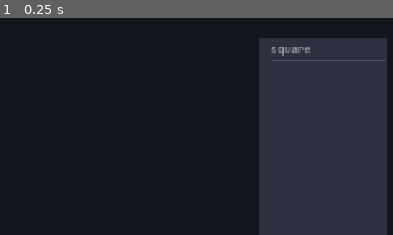
Above: before the commit, frame 1.
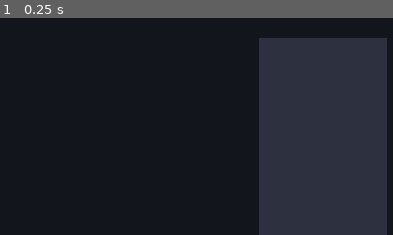
Above: after the commit, the same moment.

Repository: andongni0723/Animake
Game: Godot game, scene res://main-scene.tscn
Two runs of this game, one before a commit and one after it. Both use one fixed random seed, a clock stepped at 60 frames per second and the inputs below.
Inputs:
- Up to frame 1 (0.25 s): no input
The pictures show only the part of the screen within x 50-100%, y 0-50%; the shares and areas given below are measured in that part.

The runs differ from the first frame. In frame 1, 0.3% of the frame differs, in the area x 68-99%, y 13-20%.

Commit message:
v0.5.C - add animation panel function (build keyframe array) / remake Core API (NOTDONE)

Diff:
--- /dev/null
+++ b/New User/main.gd
@@ -0,0 +1,32 @@
+extends Node
+
+func _ready() -> void:
+	var obj = Create.make_square("object", Vector2(-200, 0))
+	obj.add_style("rounded-/10/ scale-/0.5/-/0.5/")
+	obj.tween_pos_x(200, 1)
+	obj.tween_pos_x(-200, 1).wait()
+	obj.tween_pos_x(400, 1)
+
+
+# func f():
+#     var object = Create.make_square("object", Vector2(-200, 0))
+#     var seq = Flow.sequence()
+#     seq.tween(obj.tween_pos_x(200, 1))
+#     seq.tween(obj.tween_pos_x(-200, 1))
+#     seq.end().wait()
+
+#     var player = Create.make_square("player", Vector2(-200, 0))
+#     player.add_style("rounded-/10/ scale-/0/-/0/")
+#     var emp = Create.make_object("player_group")
+
+#     player.change_parent(emp)
+
+#     var all = Flow.all()
+#     all.tween(emp.tween_pos_x(200, 1))
+#     all.tween(emp.tween_pos_y(-200, 1))
+#     all.end().wait()
+
+#     delay(2).wait()
+
+#     var lp = Flow.loop(3)
+#     lp.tween(obj.tween_pos_x(200, 1))
--- a/Prefabs/Timeline Panel/timeline.tscn
+++ b/Prefabs/Timeline Panel/timeline.tscn
@@ -31,15 +31,16 @@
 
 [sub_resource type="AnimationLibrary" id="AnimationLibrary_r3wms"]
 
-[node name="Timeline Panel" type="Panel" node_paths=PackedStringArray("animation_player", "slider", "timeline_canvas")]
+[node name="Timeline Panel" type="Panel" node_paths=PackedStringArray("animation_player", "timeline_canvas", "play_button", "stop_button")]
 offset_right = 700.0
 offset_bottom = 250.0
 theme = ExtResource("1_63kco")
 theme_override_styles/panel = SubResource("StyleBoxFlat_r3wms")
 script = ExtResource("1_rd1yn")
 animation_player = NodePath("AnimationPlayer")
-slider = NodePath("HSlider")
 timeline_canvas = NodePath("Margin/VBoxContainer/Main Panel/Timeline Scroll Container/Timeline Canvas")
+play_button = NodePath("Margin/VBoxContainer/Tool Bar Panel/Tool Bar Margin/Tool Bar VBox/Play Start")
+stop_button = NodePath("Margin/VBoxContainer/Tool Bar Panel/Tool Bar Margin/Tool Bar VBox/Stop Button")
 
 [node name="Margin" type="MarginContainer" parent="."]
 layout_mode = 1
@@ -79,7 +80,7 @@
 custom_minimum_size = Vector2(0, 10)
 layout_mode = 2
 
-[node name="Tool Button" type="Button" parent="Margin/VBoxContainer/Tool Bar Panel/Tool Bar Margin/Tool Bar VBox"]
+[node name="Play Backward" type="Button" parent="Margin/VBoxContainer/Tool Bar Panel/Tool Bar Margin/Tool Bar VBox"]
 custom_minimum_size = Vector2(18.54, -6.36)
 layout_mode = 2
 theme = ExtResource("1_63kco")
@@ -87,7 +88,7 @@
 flat = true
 expand_icon = true
 
-[node name="Tool Button2" type="Button" parent="Margin/VBoxContainer/Tool Bar Panel/Tool Bar Margin/Tool Bar VBox"]
+[node name="Play Start Back" type="Button" parent="Margin/VBoxContainer/Tool Bar Panel/Tool Bar Margin/Tool Bar VBox"]
 custom_minimum_size = Vector2(18.54, 0)
 layout_mode = 2
 theme = ExtResource("1_63kco")
@@ -95,7 +96,7 @@
 flat = true
 expand_icon = true
 
-[node name="Tool Button3" type="Button" parent="Margin/VBoxContainer/Tool Bar Panel/Tool Bar Margin/Tool Bar VBox"]
+[node name="Stop Button" type="Button" parent="Margin/VBoxContainer/Tool Bar Panel/Tool Bar Margin/Tool Bar VBox"]
 custom_minimum_size = Vector2(18.54, 0)
 layout_mode = 2
 theme = ExtResource("1_63kco")
@@ -103,7 +104,7 @@
 flat = true
 expand_icon = true
 
-[node name="Tool Button5" type="Button" parent="Margin/VBoxContainer/Tool Bar Panel/Tool Bar Margin/Tool Bar VBox"]
+[node name="Play Start" type="Button" parent="Margin/VBoxContainer/Tool Bar Panel/Tool Bar Margin/Tool Bar VBox"]
 custom_minimum_size = Vector2(18.54, 0)
 layout_mode = 2
 theme = ExtResource("1_63kco")
@@ -111,7 +112,7 @@
 flat = true
 expand_icon = true
 
-[node name="Tool Button4" type="Button" parent="Margin/VBoxContainer/Tool Bar Panel/Tool Bar Margin/Tool Bar VBox"]
+[node name="Play" type="Button" parent="Margin/VBoxContainer/Tool Bar Panel/Tool Bar Margin/Tool Bar VBox"]
 custom_minimum_size = Vector2(18.54, 0)
 layout_mode = 2
 theme = ExtResource("1_63kco")
@@ -162,8 +163,7 @@
 anchors_preset = 0
 
 [node name="Time Point" type="Control" parent="Margin/VBoxContainer/Main Panel/Timeline Scroll Container/Timeline Canvas" node_paths=PackedStringArray("frame_label")]
-z_index = 10
-z_as_relative = false
+z_index = 1
 custom_minimum_size = Vector2(10.05, 0)
 layout_mode = 1
 anchors_preset = 9
--- a/Scripts/Development/API/core.gd
+++ b/Scripts/Development/API/core.gd
@@ -22,3 +22,10 @@
 	var	wrapper	:= TweenWrapper.new()
 	wrapper.tween =	t
 	return wrapper
+
+func n_tween(target: BaseObject, property: String, start_value, final_value, duration: float, interpolation: Animation.InterpolationType = Animation.INTERPOLATION_LINEAR, _ease: float = 1) -> AnimationData:
+	if not target: return null
+	var _path := target.get_path().get_concatenated_names().trim_prefix("root/")
+	var data: AnimationData = AnimationData.new(_path + ':' + property, duration, start_value, final_value, interpolation, _ease)
+	UIManager.timeline_panel.add_animation_data(data)
+	return data
--- a/Scripts/Development/Base/base_object.gd
+++ b/Scripts/Development/Base/base_object.gd
@@ -48,8 +48,9 @@
 			position = NodeStyleInterpreter.position_interpret(style)
 
 
-func tween_pos_x(final_value, duration:	float,	trans: int = Tween.TRANS_QUART,	_ease: int = Tween.EASE_OUT) -> TweenWrapper:
-	return Core.tween(self,	"pos_x", final_value, duration,	trans, _ease)
+func tween_pos_x(final_value, duration:	float,	trans: int = Tween.TRANS_QUART,	_ease: int = Tween.EASE_OUT) -> AnimationData:
+	# return Core.tween(self,	"pos_x", final_value, duration,	trans, _ease)
+	return Core.n_tween(self, "position:x", position.x, final_value, duration)
 
 func tween_pos_y(final_value, duration:	float,	trans: int = Tween.TRANS_QUART,	_ease: int = Tween.EASE_OUT) -> TweenWrapper:
 	return Core.tween(self,	"pos_y", final_value, duration,	trans, _ease)
--- a/Scripts/Manager/camera.gd
+++ b/Scripts/Manager/camera.gd
@@ -4,8 +4,8 @@
 @export	var	min_zoom: float	= 0.2
 @export	var	max_zoom: float	= 3.0
 
-var dragging := false
-var last_mouse_position := Vector2.ZERO
+var	dragging := false
+var	last_mouse_position	:= Vector2.ZERO
 
 func _unhandled_input(event):
 	if event is InputEventMouseButton:
@@ -13,6 +13,11 @@
 			zoom_camera(-zoom_speed)
 		elif event.button_index	== MOUSE_BUTTON_WHEEL_DOWN:
 			zoom_camera(zoom_speed)
+	if event is InputEventPanGesture:
+		if event.delta.y > 0:
+			zoom_camera(zoom_speed)
+		elif event.delta.y < 0:
+			zoom_camera(-zoom_speed)
 
 func _input(event):
 	if event is InputEventMouseButton:
@@ -20,11 +25,19 @@
 			dragging = event.pressed
 			last_mouse_position	= get_viewport().get_mouse_position()
 
-	elif event is InputEventMouseMotion and dragging:
-		var current_pos = get_viewport().get_mouse_position()
-		var delta = current_pos - last_mouse_position
-		position -= delta / zoom  # 考慮 zoom 比例
-		last_mouse_position = current_pos
+	# Two-finger pan
+	if event is InputEventPanGesture:
+		position -= event.delta	/ zoom
+	elif event is InputEventMagnifyGesture:
+		zoom *= event.factor
+		zoom.x = clamp(zoom.x, min_zoom, max_zoom)
+		zoom.y = clamp(zoom.y, min_zoom, max_zoom)
+
+	elif event is InputEventMouseMotion	and	dragging:
+		var	current_pos	= get_viewport().get_mouse_position()
+		var	delta =	current_pos	- last_mouse_position
+		position -= delta /	zoom  # 考慮 zoom	  比例
+		last_mouse_position	= current_pos
 
 func zoom_camera(amount: float):
 	var	old_zoom = zoom
--- a/Scripts/Manager/hint-manager.gd
+++ b/Scripts/Manager/hint-manager.gd
@@ -10,5 +10,6 @@
 func _show_hint_action(prefab: PackedScene, head_text: String, text: String):
 	var hint_bar_instance: HintBar = prefab.instantiate()
 	hint_bar_instance.position = Vector2(20, 570)
+	hint_bar_instance.z_index = 100
 	hint_bar_instance.show_hint_bar(head_text, text)
 	UIManager.canvas.add_child(hint_bar_instance)
--- a/Scripts/OtherObject/ui_manager.gd
+++ b/Scripts/OtherObject/ui_manager.gd
@@ -18,6 +18,9 @@
 
 @export var _error_hint_bar: PackedScene
 static var error_hint_bar: PackedScene
+
+@export var _timeline_panel: TimelinePanel
+static var timeline_panel: TimelinePanel
 
 @export var _script_panel: Control
 static var script_panel: Control
@@ -41,6 +44,7 @@
 	error_hint_bar = _error_hint_bar
 	rect_tool_button = _rect_tool_button
 	script_tool_button = _script_tool_button
+	timeline_panel = _timeline_panel
 	script_panel = _script_panel
 	file_dialog_prefab = _file_dialog_prefab
 	ToolSignal.connect("script_panel_action", _open_script_panel)
--- /dev/null
+++ b/Scripts/Timeline Panel/animation_data.gd
@@ -0,0 +1,36 @@
+class_name AnimationData extends Resource
+
+var key_path: NodePath
+var duration: float
+var start_value: Variant
+var end_value: Variant
+var interpolation: Animation.InterpolationType = Animation.INTERPOLATION_LINEAR
+var transition: float = 1
+var _wait: bool = false
+
+func _init(_key_path: NodePath, _duration: float , _start_value: Variant, _end_value: Variant, _interpolation: Animation.InterpolationType = Animation.INTERPOLATION_LINEAR, _transition: float = 1) -> void:
+    key_path = _key_path
+    duration = _duration
+    start_value = _start_value
+    end_value = _end_value
+    interpolation = _interpolation
+    transition = _transition
+
+func wait() -> AnimationData:
+    _wait = true
+    return self
+
+func ease_in_out(t: float = -2) -> float:
+    return t if t < -1 else -1.01
+
+func linear() -> float:
+    return -1
+
+func ease_out_in(t: float = -0.5) -> float:
+    return clampf(t, -0.01, -0.99)
+
+func ease_out(t: float = 0.5) -> float:
+    return clampf(t, 0.01, 0.99)
+
+func ease_in(t: float = 1) -> float:
+    return t if t >= 1.0 else 1.0
--- a/Scripts/Timeline Panel/timeline_panel.gd
+++ b/Scripts/Timeline Panel/timeline_panel.gd
@@ -1,41 +1,60 @@
 class_name TimelinePanel extends Control
 
 @export var animation_player: AnimationPlayer
-# @export var slider: HSlider
 @export var timeline_canvas: TimelineCanvas
-var	anim_name := "timeline_anim"
+@export var play_button: Button
+@export var stop_button: Button
+
+var _animation_data_array: Array[AnimationData]
+
+var	_anim_name := "timeline_anim"
+var _library: AnimationLibrary
+var _anim: Animation = Animation.new()
 
 func _enter_tree() -> void:
 	timeline_canvas.frame_changed.connect(_on_frame_changed)
+	play_button.pressed.connect(play_animation)
+	stop_button.pressed.connect(stop_animation)
+	animation_player.root_node = get_tree().root.get_path()
 
 func _ready():
-	var node = Create.make_square("square")
-	node.change_parent(self)
-	node.pos_y = -200
-	node.visible = false
+	# var node = Create.make_square("square")
+	# node.change_parent(self)
+	# node.pos_y = -200
+	_library = animation_player.get_animation_library("")
+	# _anim = Animation.new()
 
-	# 1. 設定動畫
-	var library = AnimationLibrary.new()
-	var anim = Animation.new()
-	anim.length = 2.0
-	var track_id = anim.add_track(Animation.TYPE_VALUE)
-	anim.track_set_path(track_id, "square:position:x")
-	anim.track_insert_key(track_id, 0.0, 0.0)
-	anim.track_insert_key(track_id, 2.0, 100)
-	library.add_animation(anim_name, anim)
-	animation_player.add_animation_library(anim_name, library)
-	animation_player.play("timeline_anim/timeline_anim", 0.0)
+	_animation_initialize()
+	# call_add_animation("square:position:x", Vector2(0, 2), -200, 200)
+	animation_player.play(_anim_name, 0.0)
+	animation_player.stop()
+	# Debug 用：印出所有註冊過的 Library 及 Animation
+	print("Libraries:", animation_player.get_animation_library_list())
+	print("Animations:", animation_player.get_animation_list())
 
-func _on_slider_value_changed(time_sec):
-	# 每次拖動滑桿就跳到對應時間
-	animation_player.seek(time_sec,	true)
 
-func _on_play_button_pressed():
-	# animation_player.play(anim_name, slider.value)
-	pass
 
-func _on_pause_button_pressed():
-	animation_player.playback_active = false
+func _animation_initialize():
+	_library.add_animation(_anim_name, _anim)
+
+func add_animation_data(_animation_data: AnimationData):
+	_animation_data_array.append(_animation_data)
+
+func call_add_animation(_path: String, _time: Vector2, _start_value: Variant, _end_value: Variant):
+	print("ADD")
+	var track_id = _anim.add_track(Animation.TYPE_VALUE)
+	_anim.track_set_path(track_id, _path)
+	_anim.track_insert_key(track_id, _time.x, _start_value)
+	_anim.track_insert_key(track_id, _time.y, _end_value)
+	_anim.length += _time.y
+
+func stop_animation():
+	animation_player.stop()
+
+func play_animation():
+	animation_player.play(_anim_name, 0.0)
+	for i in _animation_data_array:
+		print("AnimationData:", i.key_path, " ", i.duration, " ", i.start_value, " ", i.end_value," ", i._wait)
 
 func _on_frame_changed(new_time: float):
 	animation_player.seek(new_time, true)
--- a/User/main.gd
+++ b/User/main.gd
@@ -8,10 +8,13 @@
 func main():
 	# Ground
 	var	ground := Create.make_square("ground")
+	print(ground.get_path())
+	print(ground.get_path().get_concatenated_names().trim_prefix("root/"))
 	ground.add_style("rounded-/10/ scale-/2/-/1/")
 	ground.modulate	= Color.GRAY
-	ground.tween_pos(Vector2(0, 300), 0.5)
-	await ground.fade_size(Vector2(6, 0.5), 0.5).wait()
+	UIManager.timeline_panel.call_add_animation("Node2D/Anime Node/ground:position:y", Vector2(0, 1), 0, -200)
+	# ground.tween_pos(Vector2(0, 300), 0.5)
+	# await ground.fade_size(Vector2(6, 0.5), 0.5).wait()
 
 	# Player Group
 	var player_group: EmptyObject = Create.make_object("player_group")
--- a/main-scene.tscn
+++ b/main-scene.tscn
@@ -52,7 +52,7 @@
 [node name="Hint Manager" type="Node2D" parent="."]
 script = ExtResource("1_i1fv3")
 
-[node name="UI Manager" type="Node2D" parent="." node_paths=PackedStringArray("_read_file_button", "_reload_file_button", "_canvas", "_world_canvas", "_script_panel", "_rect_tool_button", "_script_tool_button")]
+[node name="UI Manager" type="Node2D" parent="." node_paths=PackedStringArray("_read_file_button", "_reload_file_button", "_canvas", "_world_canvas", "_timeline_panel", "_script_panel", "_rect_tool_button", "_script_tool_button")]
 script = ExtResource("1_g86mt")
 _read_file_button = NodePath("../Canvas/Control/Left Panel/V Box/Read File Button")
 _reload_file_button = NodePath("../Canvas/Control/Left Panel/V Box/Reload File Button")
@@ -60,6 +60,7 @@
 _world_canvas = NodePath("../World Canvas")
 _normal_hint_bar = ExtResource("3_es55r")
 _error_hint_bar = ExtResource("8_ikad4")
+_timeline_panel = NodePath("../Canvas/Control/Timeline Panel")
 _script_panel = NodePath("../Canvas/Control/Script Panel")
 _file_dialog_prefab = ExtResource("6_351bi")
 _rect_tool_button = NodePath("../Canvas/Control/Left Panel/V Box/GridContainer/Rect Line Button")
@@ -114,7 +115,7 @@
 metadata/_edit_use_anchors_ = true
 metadata/_edit_lock_ = true
 
-[node name="Timeline" parent="Canvas/Control" instance=ExtResource("18_es55r")]
+[node name="Timeline Panel" parent="Canvas/Control" instance=ExtResource("18_es55r")]
 layout_mode = 0
 offset_left = 194.0
 offset_top = 371.0
@@ -299,6 +300,7 @@
 
 [node name="Script Panel" parent="Canvas/Control" instance=ExtResource("16_slrkl")]
 visible = false
+z_index = 10
 layout_mode = 0
 offset_left = 191.0
 offset_top = 26.0
Not shown, added: New User/main.gd.uid
Not shown, added: Scripts/Timeline Panel/animation_data.gd.uid
